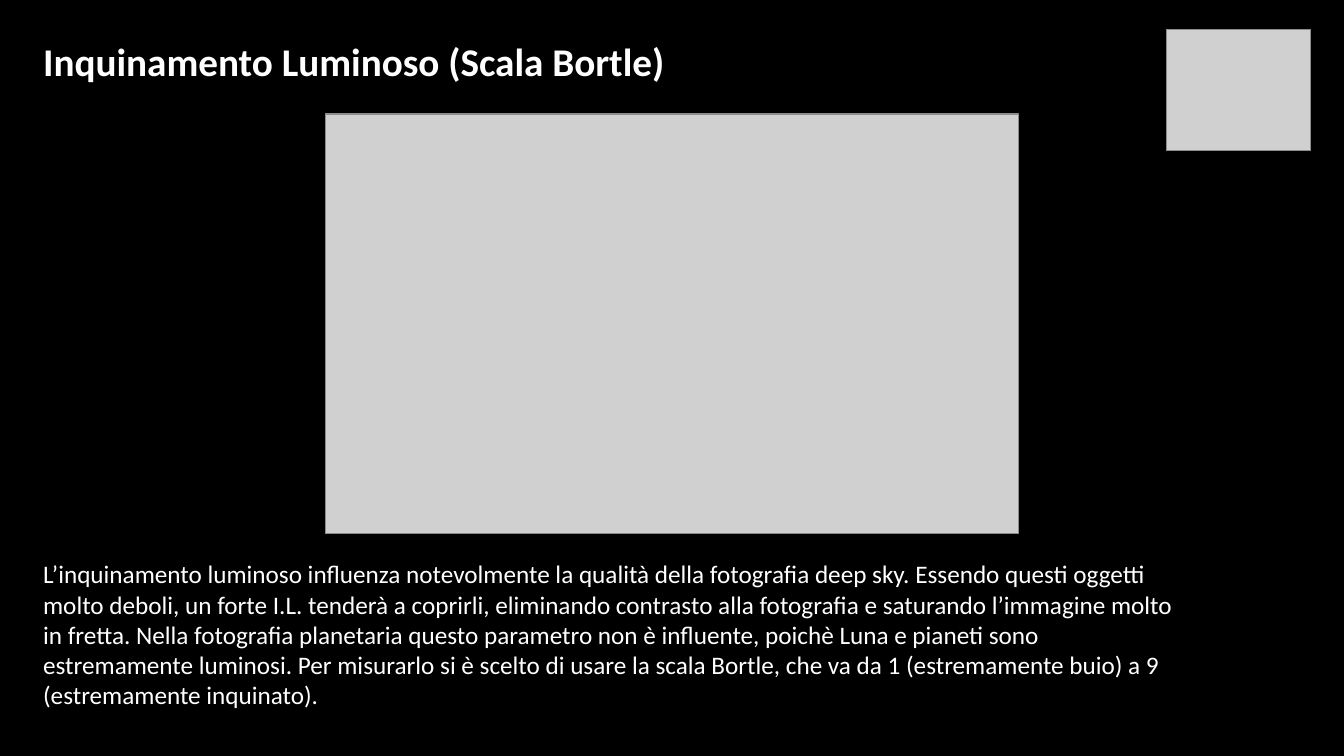
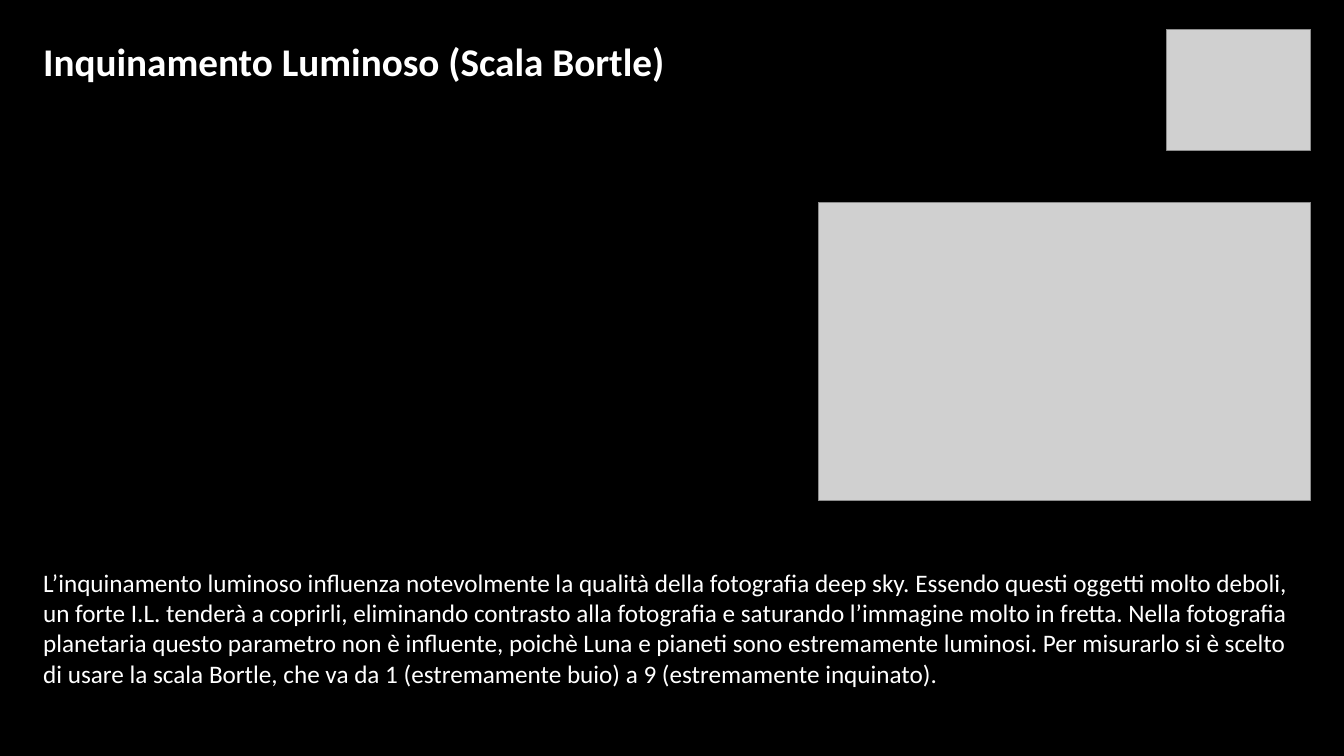
Before and after one commit to Ignazio-Emanuele-Picciche/AstrofotografiaModellistica, a slide deck: slide 8 of AstrofotografiaProgetto.pptx. Drawn at 1344x756 pixels with LibreOffice and Linux fonts; fonts in the diff are those of the drawing; grey boxes stand for pictures; background and template pictures are left out. Boxes give left, top, right and bottom in pixels: in the first picture for what was removed or moved away, otherwise in the second. Text is boxed around its words. In the diff, an @@ line names an element or a change of style, - is before the commit and + after.

```diff
--- a/AstrofotografiaProgetto.pptx
+++ b/AstrofotografiaProgetto.pptx
@@ picture: place and size @@
-picture at (326,114,1018,534)
+picture at (819,203,1312,501)
@@ text "L’inquinamento luminoso influenza notevolmente la ..." rewrapped from (43,565,1172,708) to (43,574,1286,687) @@
```
Also in this commit, not shown: 4 other slides changed, 5 slides added.
